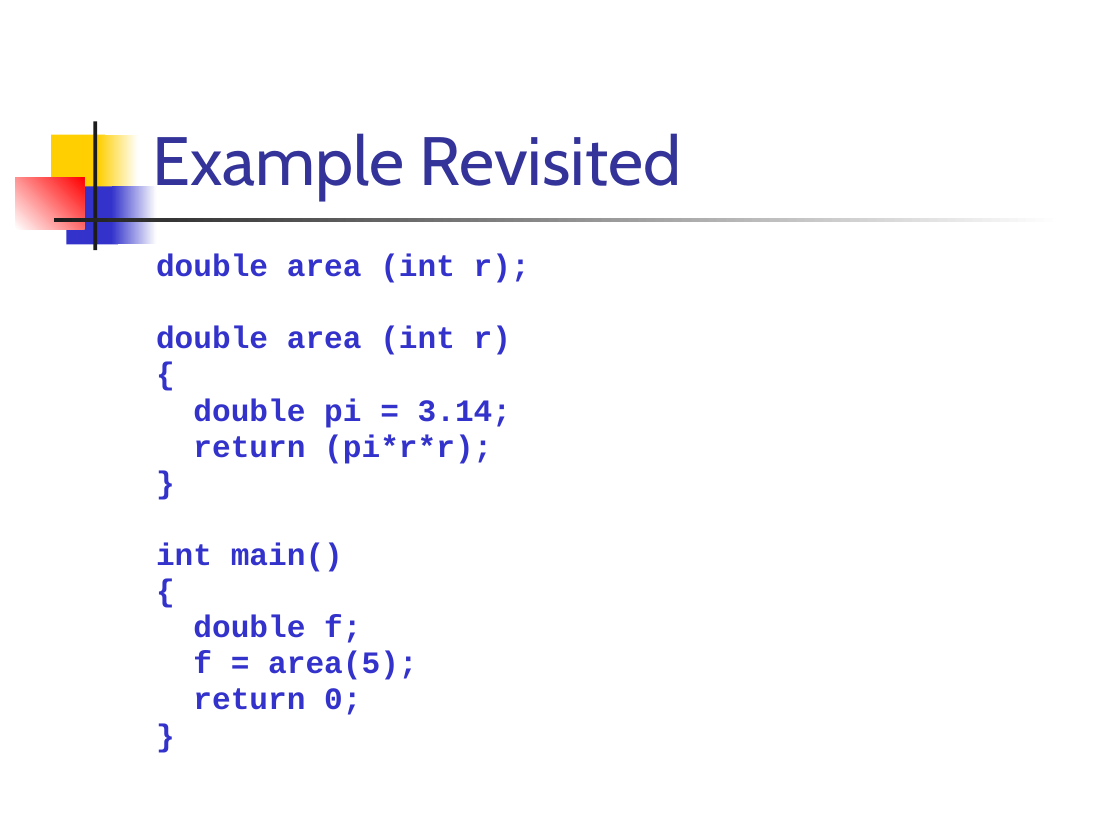
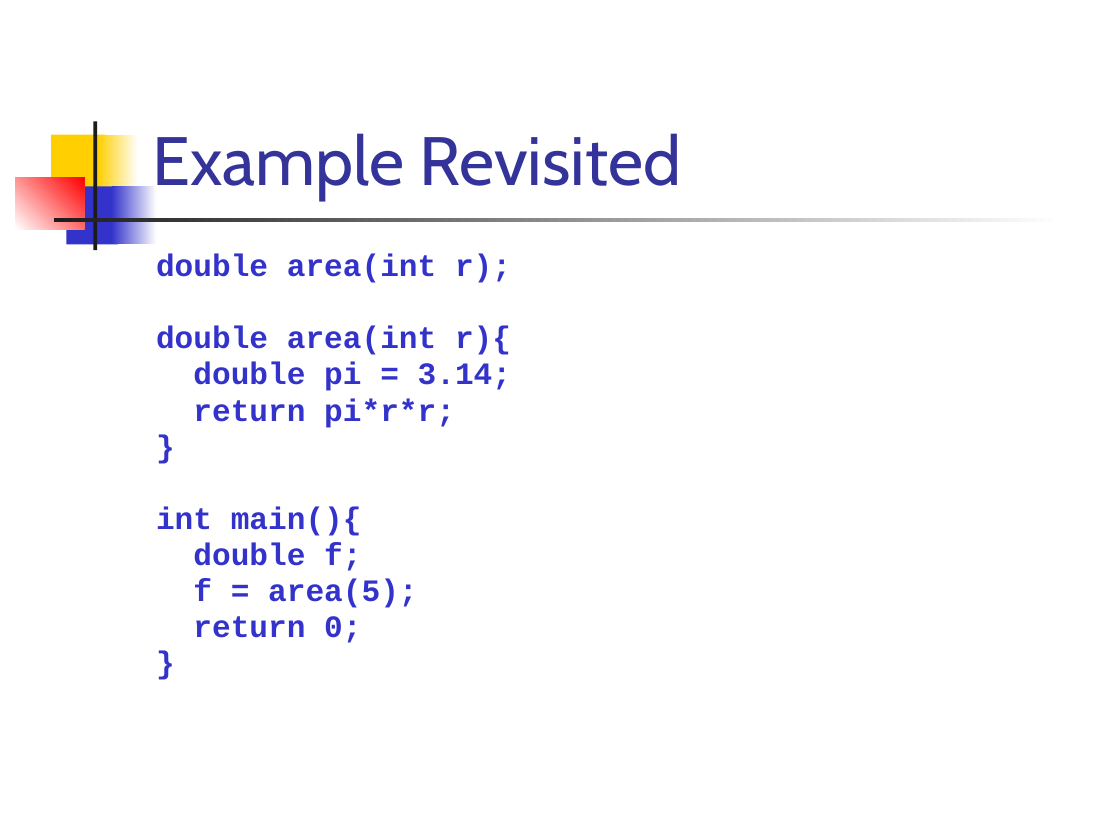
Before and after one commit to csslab-ustc/csslab-ustc.github.io, a slide deck: slide 7 of courses/sysprog/slides/lec08-module.pptx. Drawn at 1120x840 pixels with LibreOffice and Linux fonts; fonts in the diff are those of the drawing. Boxes give left, top, right and bottom in pixels: in the first picture for what was removed or moved away, otherwise in the second. Text is boxed around its words. In the diff, an @@ line names an element or a change of style, - is before the commit and + after.

```diff
--- a/courses/sysprog/slides/lec08-module.pptx
+++ b/courses/sysprog/slides/lec08-module.pptx
@@ text at (x1=156, y1=254, x2=511, y2=355): text changed @@
-double area (int r);
-double area (int r)
-{
+double area(int r);
+double area(int r){
@@ text at (x1=193, y1=398, x2=455, y2=428): text changed @@
-return (pi*r*r);
+return pi*r*r;
@@ text at (x1=156, y1=506, x2=362, y2=536): text changed @@
-int main()
-{
+int main(){
```
Also in this commit, not shown: 12 other slides changed, 27 other files.
